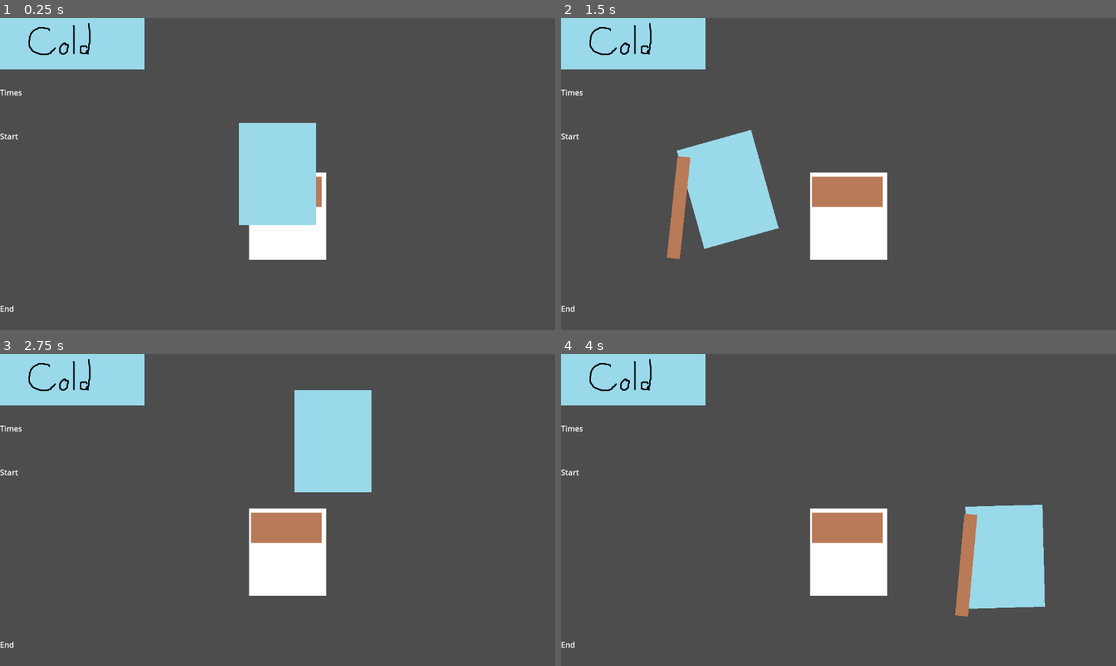
Above: before the commit, frames 1-4 (two rows, left to right).
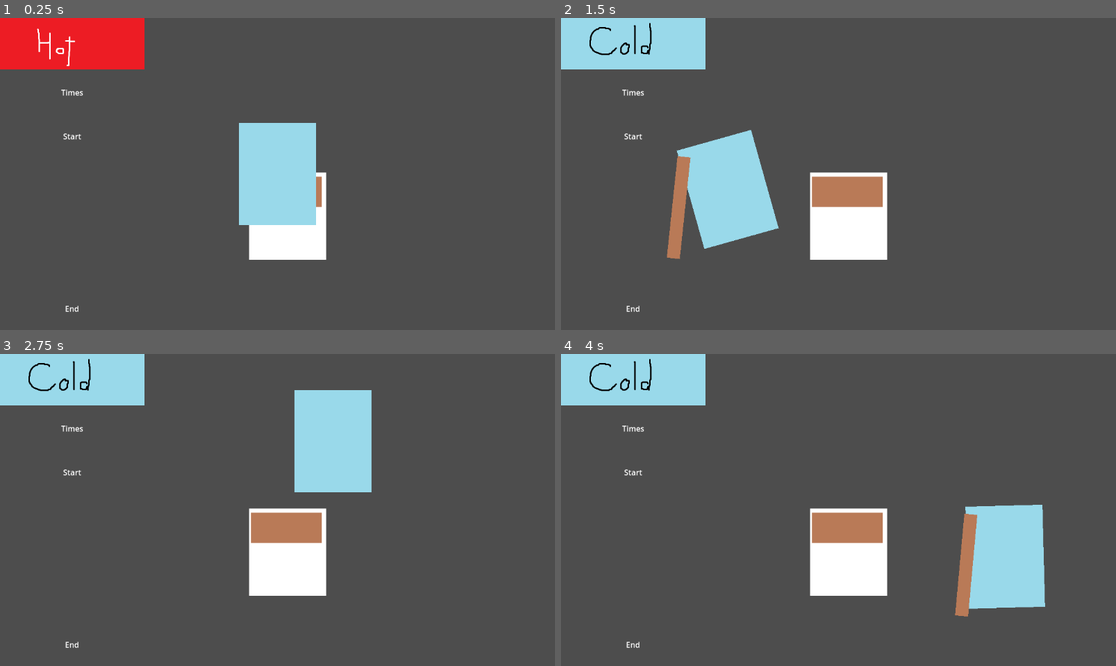
Above: after the commit, the same moments.

Repository: LuisGarrillo/Neo-Mel-vn
Game: Godot game, scene res://scenes/ui/pouring_control.tscn
Two runs of this game, one before a commit and one after it. Both use one fixed random seed, a clock stepped at 60 frames per second and the inputs below. This scene is started directly instead of the project's main scene.
Inputs (mouse positions are in pixels of both pictures, inside the frame that each line leads up to):
- Up to frame 1 (0.25 s): no input
- Up to frame 2 (1.5 s): tap Enter at 0.5 s; move the mouse to (960, 158) at 0.52 s; press the mouse at (960, 158) at 0.53 s; hold W (up) 0.53-1.28 s; move the mouse to (727, 189) at 1.27 s; release the mouse at (727, 189) at 1.28 s; hold S (down) from 1.28 s (still down); right-click (727, 189) at 1.35 s
- Up to frame 3 (2.75 s): move the mouse to (333, 441) at 2.02 s; release S (down) at 2.03 s; hold W (up) from 2.03 s (still down); hold Space (accept) from 2.03 s (still down)
- Up to frame 4 (4 s): move the mouse to (810, 572) at 2.77 s; release Space (accept) at 2.78 s; click (810, 572) at 2.85 s; move the mouse to (1005, 556) at 3.52 s; release W (up) at 3.53 s; hold S (down) from 3.53 s (still down); right-click (1005, 556) at 3.6 s

The runs differ from the first frame. In frame 1, 4.5% of the frame differs, in the area x 0-27%, y 0-95%; in frame 2, 0.2%; in frame 3, 0.2%; in frame 4, 0.2%.
Error after the commit: Out of bounds get index '0' (on base: 'Array') (res://scripts/ui/pouring_control.gd:37)

Commit message:
Finish pouring control basic functionality
Add timer for each timestamp so the player can see the time going down for each step. Add support to switching water temperature.

Diff:
--- a/scenes/ui/pouring_control.tscn
+++ b/scenes/ui/pouring_control.tscn
@@ -55,7 +55,7 @@
 
 [node name="AnimatedSprite2D" type="AnimatedSprite2D" parent="VBoxContainer/Container"]
 sprite_frames = SubResource("SpriteFrames_wvuau")
-animation = &"cold"
+animation = &"hot"
 centered = false
 
 [node name="VBoxContainer" type="VBoxContainer" parent="VBoxContainer"]
@@ -68,11 +68,13 @@
 size_flags_vertical = 6
 text = "Times
 "
+horizontal_alignment = 1
 
 [node name="Label2" type="Label" parent="VBoxContainer/VBoxContainer"]
 layout_mode = 2
 size_flags_vertical = 6
 text = "Start"
+horizontal_alignment = 1
 
 [node name="TimesContainer" type="VBoxContainer" parent="VBoxContainer/VBoxContainer"]
 layout_mode = 2
@@ -83,5 +85,8 @@
 layout_mode = 2
 size_flags_vertical = 6
 text = "End"
+horizontal_alignment = 1
 
 [node name="CoffeePouring" parent="." instance=ExtResource("4_matf1")]
+
+[connection signal="change_temperature" from="CoffeePouring" to="." method="switch_temperature"]
--- a/scripts/ui/pouring_control.gd
+++ b/scripts/ui/pouring_control.gd
@@ -2,11 +2,50 @@
 class_name PouringControl
 @onready var times_container: VBoxContainer = $VBoxContainer/VBoxContainer/TimesContainer
 @onready var coffee_pouring: Node2D = $CoffeePouring
+@onready var animated_sprite_2d: AnimatedSprite2D = $VBoxContainer/Container/AnimatedSprite2D
 
 const POURING_TIME = preload("res://scenes/ui/pouring_time.tscn")
+var time_elapased : float = 0
+var current_step: int = 0
+var timestamps: Array
+var cup_recipe: Dictionary
+var current_time: int
+
+func _process(delta: float) -> void:
+	time_elapased += delta
+	check_time()
 
 func set_up(recipe):
+	cup_recipe = recipe
 	for step in recipe["steps"]:
 		var timestamp: PouringTimestamp = POURING_TIME.instantiate()
 		times_container.add_child(timestamp)
 		timestamp.set_up(step["time"], step["type"])
+
+	timestamps = times_container.get_children()
+	current_time = cup_recipe["steps"][0]["time"]
+
+func update_state():
+	coffee_pouring.update(cup_recipe["steps"][current_step]["type"])
+
+func check_time():
+	if time_elapased < 1:
+		return
+
+	time_elapased = 0
+	current_time -= 1
+	timestamps[current_step].update(current_time)
+
+	if current_time > 0:
+		return
+
+	current_step += 1
+	current_time = cup_recipe["steps"][current_step]["time"]
+	update_state()
+
+
+func switch_temperature(hot: bool):
+	if hot:
+		animated_sprite_2d.play("hot")
+	else:
+		animated_sprite_2d.play("cold")
